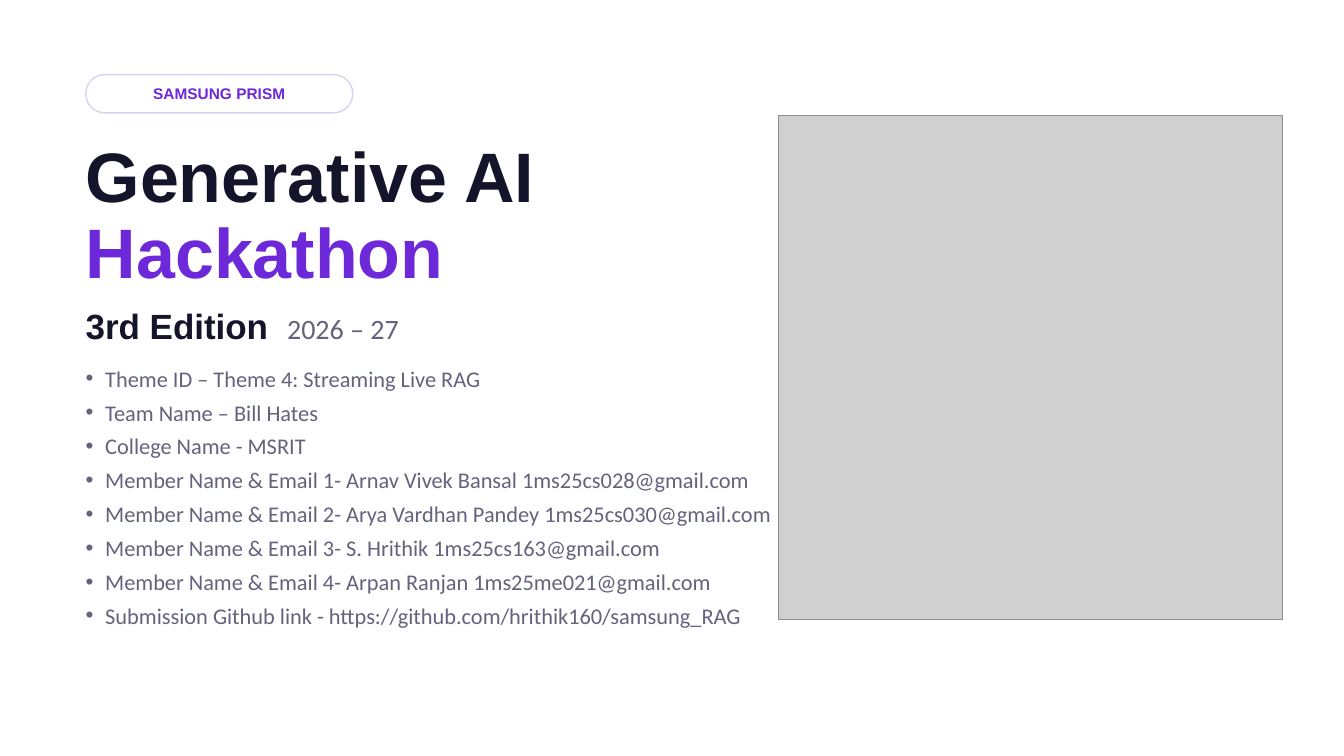
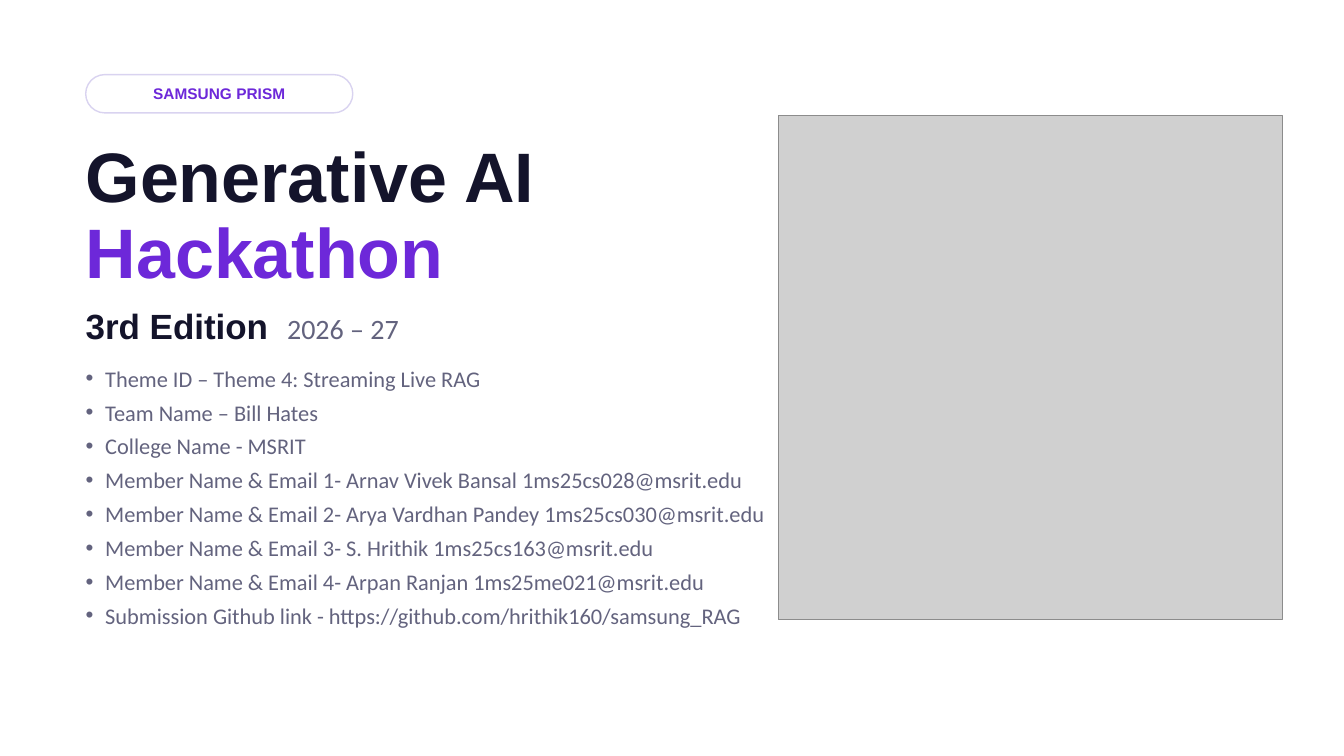
Before and after one commit to hrithik160/samsung_RAG, a slide deck: slide 1 of MSRIT_Bill_Hates_T4.pptx. Drawn at 1344x756 pixels with LibreOffice and Linux fonts; fonts in the diff are those of the drawing; grey boxes stand for pictures. Boxes give left, top, right and bottom in pixels: in the first picture for what was removed or moved away, otherwise in the second. Text is boxed around its words. In the diff, an @@ line names an element or a change of style, - is before the commit and + after.

Commit message:
Updated ppt

```diff
--- a/MSRIT_Bill_Hates_T4.pptx
+++ b/MSRIT_Bill_Hates_T4.pptx
@@ text at <box>105,472,764,594</box>: text changed @@
-• Member Name & Email 1- Arnav Vivek Bansal 1ms25cs028@gmail.com
-• Member Name & Email 2- Arya Vardhan Pandey 1ms25cs030@gmail.com
-• Member Name & Email 3- S. Hrithik 1ms25cs163@gmail.com
-• Member Name & Email 4- Arpan Ranjan 1ms25me021@gmail.com
+• Member Name & Email 1- Arnav Vivek Bansal 1ms25cs028@msrit.edu
+• Member Name & Email 2- Arya Vardhan Pandey 1ms25cs030@msrit.edu
+• Member Name & Email 3- S. Hrithik 1ms25cs163@msrit.edu
+• Member Name & Email 4- Arpan Ranjan 1ms25me021@msrit.edu
```
